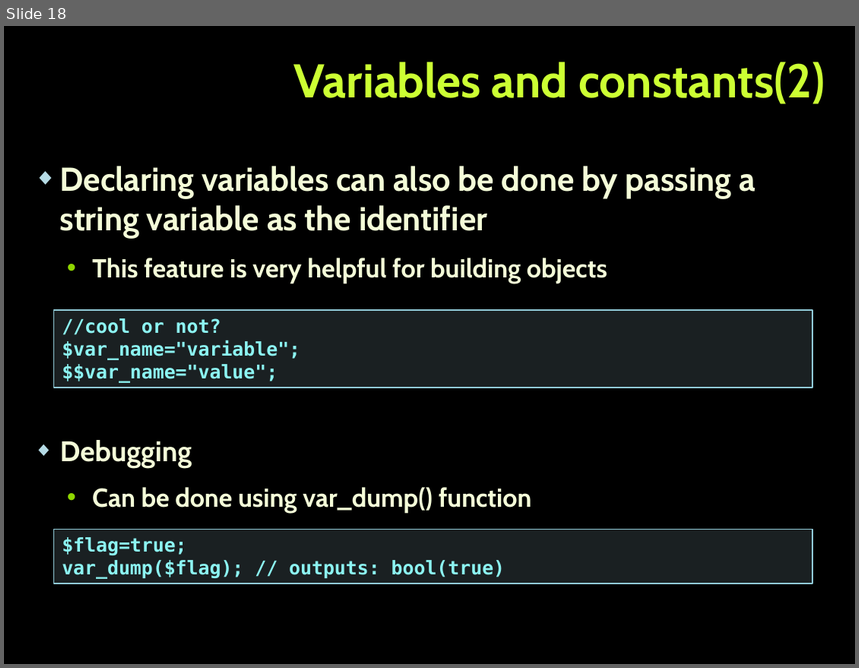
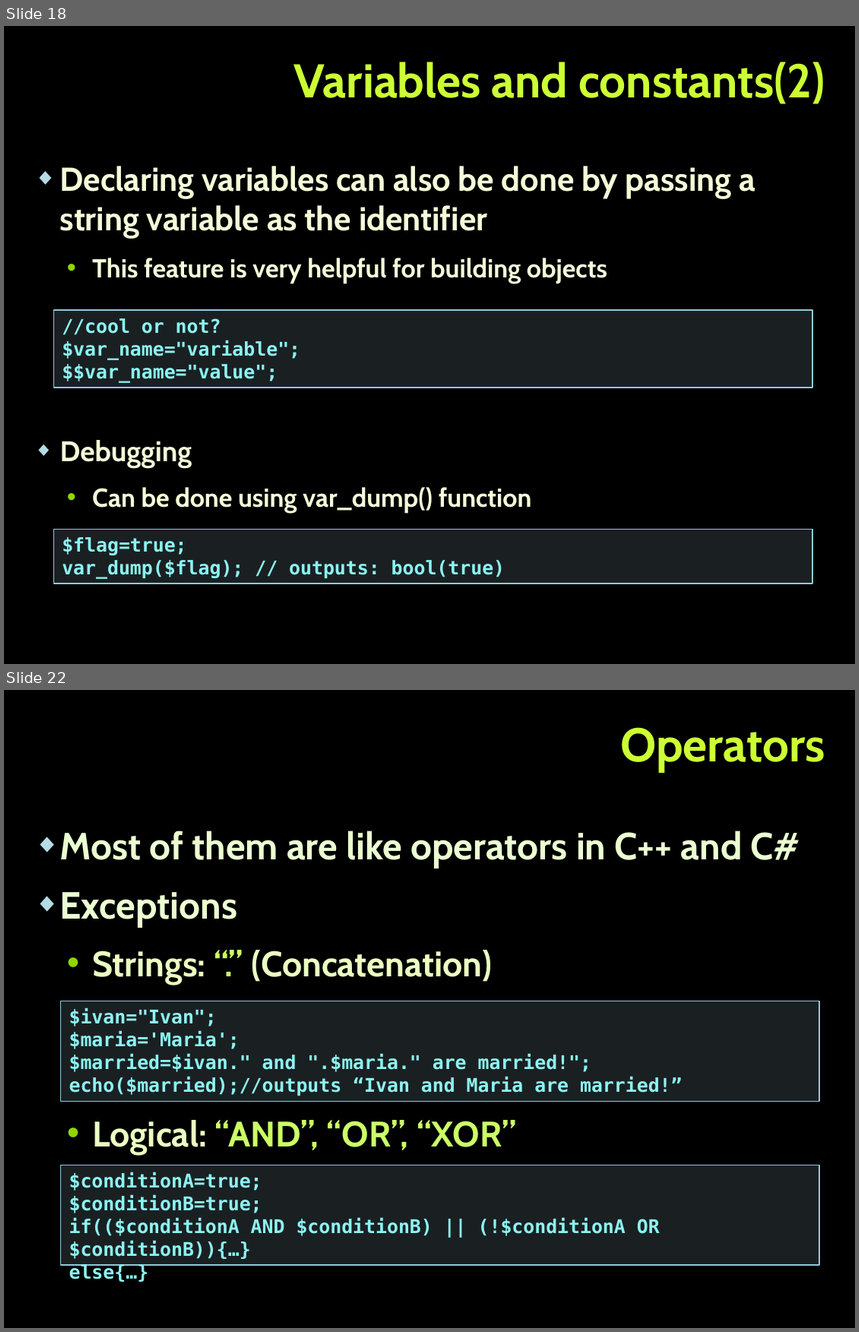
Before and after one commit to tanzhur/PHP_MVC-seminar, a slide deck: PHP_MVC.pptx. Shown one above the other, each under a label of ours: slide 18 before the commit, slides 18 and 22 after it; the slides between them are not shown. The pictures are 859x668 and 859x1332 pixels, drawn with LibreOffice and Linux fonts; fonts in the diff are those of the drawing; background and template pictures are left out. Boxes give left, top, right and bottom in pixels: in the first picture for what was removed or moved away, otherwise in the second. Text is boxed around its words. In the diff, an @@ line names an element or a change of style, - is before the commit and + after.

```diff
--- a/PHP_MVC.pptx
+++ b/PHP_MVC.pptx
@@ slide 22 added at bbox=[4, 690, 855, 1328], background picture (left out) @@
@@ title added at bbox=[620, 727, 826, 772], 40 pt, text #CCFF33, bold @@
+Operators
@@ text added at bbox=[60, 831, 801, 1155], 30 pt, text #EBFFD2, bold @@
+◆ Most of them are like operators in C++ and C#
+◆ Exceptions
+  • Strings: “.” (Concatenation)
+  • Logical: “AND”, “OR”, “XOR”
@@ rectangle added at bbox=[61, 1002, 820, 1102], fill #B5DBE5 at 15% opacity, outline #90CAD7 1 pt, 16 pt, text #8CF4F2, bold @@
+$ivan="Ivan";
+$maria='Maria';
+$married=$ivan." and ".$maria." are married!";
+echo($married);//outputs “Ivan and Maria are married!”
@@ rectangle added at bbox=[61, 1165, 820, 1265], fill #B5DBE5 at 15% opacity, outline #90CAD7 1 pt, 16 pt, text #8CF4F2, bold @@
+$conditionA=true;
+$conditionB=true;
+if(($conditionA AND $conditionB) || (!$conditionA OR $conditionB)){…}
+else{…}
```
Also in this commit, not shown: 2 slides changed, 11 other slides added, 1 other file.
